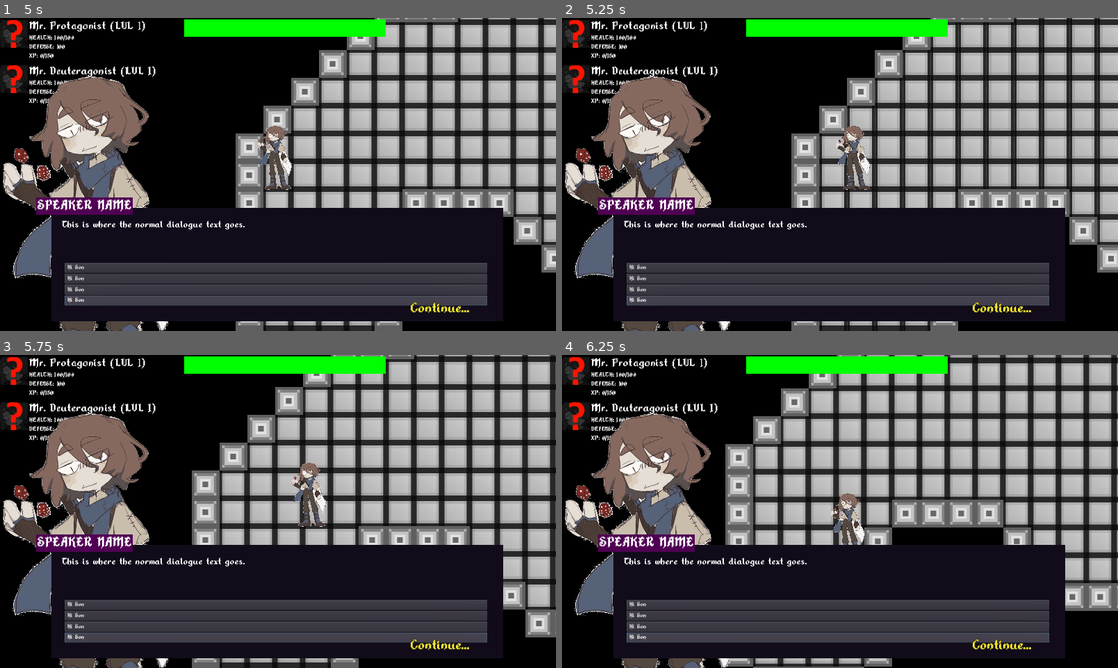
Above: before the commit, frames 1-4 (two rows, left to right).
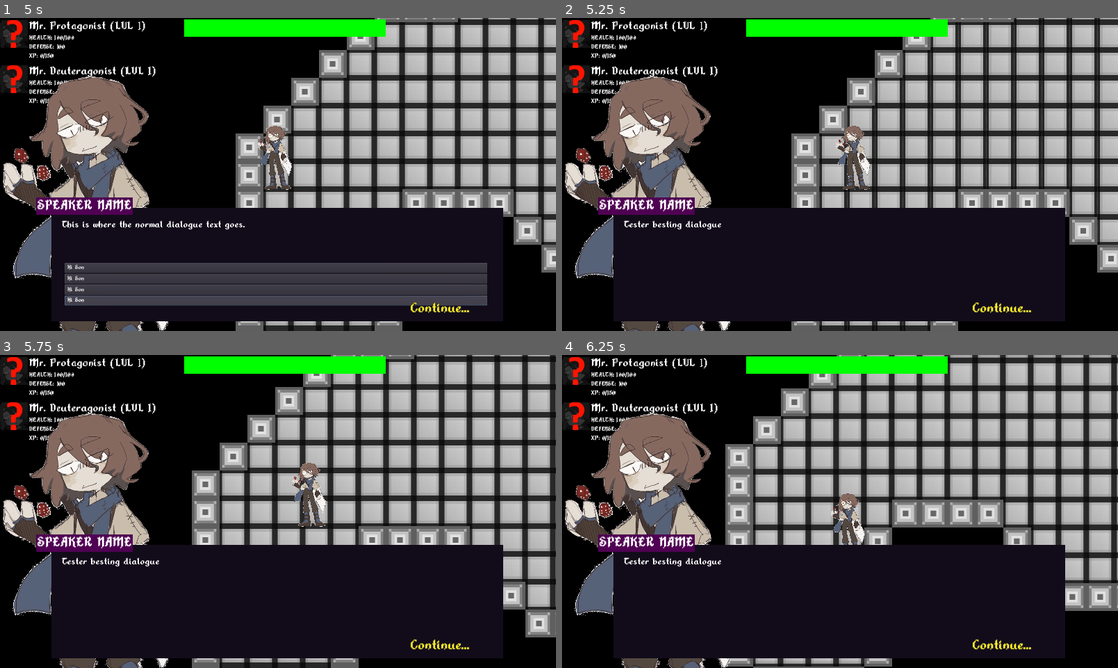
Above: after the commit, the same moments.

Repository: Xpost2000/G.G.D.C.-Team-Project
Game: Godot game, scene res://main_scene/MainGameScreen.tscn
Two runs of this game, one before a commit and one after it. Both use one fixed random seed, a clock stepped at 60 frames per second and the inputs below.
Inputs:
- Up to frame 1 (5 s): click "Continue..." at 0.5 s; click "Continue..." at 1.25 s; click "Hi Son" at 2 s; click "Hi Son" at 2.75 s; click "Hi Son" at 3.5 s; click "Hi Son" at 4.25 s
- Up to frame 2 (5.25 s): tap Enter (game_interact_action) at 5, 5.1 s; hold Right (ui_right) from 5.03 s (still down)
- Up to frame 3 (5.75 s): keep holding Right (ui_right)
- Up to frame 4 (6.25 s): release Right (ui_right) at 5.78 s; hold Down (ui_down) from 5.78 s (still down); tap Shift (game_sprinting_action) at 5.85 s

Frame 1 is identical in both runs. In frame 2, 10% of the frame differs, in the area x 11-88%, y 64-92%; in frame 3, 10%; in frame 4, 10%.

Commit message:
more scaffolding

Diff:
--- a/ui/DialogueUI.gd
+++ b/ui/DialogueUI.gd
@@ -6,31 +6,31 @@
 onready var dialogue_choices_container = $DialogueBackground/ChoicesContainer;
 onready var dialogue_continue_prompt = $DialogueBackground/ContinuePrompt;
 
-var scenes = [];
+var scenes = {};
 var current_scene = "start";
 
 enum {DIALOGUE_SPEAKER_NODE_IN_LEVEL,
 	  DIALOGUE_SPEAKER_MANUAL_SPECIFIED}
 class DialogueSpeaker:
 	var type: int;
-	var node_name: String;
+	var node_name: String; # The main complexity is that the "node" is actually a party of things...
 
 	var name: String;
 	# This path is relative to
 	# res://images/portraits/*
 	var speaker_portrait_path: String;
 
-	func node_speaker(node_name):
-		var new_dialogue_speaker = DialogueSpeaker.new();
-		new_dialogue_speaker.type = DIALOGUE_SPEAKER_NODE_IN_LEVEL;
-		new_dialogue_speaker.node_name = node_name;
-		return new_dialogue_speaker;
+func make_node_speaker(node_name):
+	var new_dialogue_speaker = DialogueSpeaker.new();
+	new_dialogue_speaker.type = DIALOGUE_SPEAKER_NODE_IN_LEVEL;
+	new_dialogue_speaker.node_name = node_name;
+	return new_dialogue_speaker;
 
-	func node_manual(name, speaker_portrait_path):
-		var new_dialogue_speaker = DialogueSpeaker.new();
-		new_dialogue_speaker.name = name;
-		new_dialogue_speaker.speaker_portrait_path = speaker_portrait_path;
-		return new_dialogue_speaker;
+func make_manual_speaker(name, speaker_portrait_path):
+	var new_dialogue_speaker = DialogueSpeaker.new();
+	new_dialogue_speaker.name = name;
+	new_dialogue_speaker.speaker_portrait_path = speaker_portrait_path;
+	return new_dialogue_speaker;
 
 class DialogueChoice:
 	func _init(text, next):
@@ -42,24 +42,6 @@
 	# TODO actions!
 
 class DialogueScene:
-	func scene_linear(speaker, text, next):
-		var new_dialogue_scene = DialogueScene.new();
-		new_dialogue_scene.speaker = speaker;
-		new_dialogue_scene.text = text;
-		new_dialogue_scene.next_for_continue = next;
-		new_dialogue_scene.choices = null;
-		new_dialogue_scene.mood = null;
-		return new_dialogue_scene;
-
-	func scene_branching(speaker, text, choices):
-		var new_dialogue_scene = DialogueScene.new();
-		new_dialogue_scene.speaker = speaker;
-		new_dialogue_scene.text = text;
-		new_dialogue_scene.next_for_continue = null;
-		new_dialogue_scene.mood = null;
-		new_dialogue_scene.choices = choices;
-		return new_dialogue_scene;
-
 	var speaker: DialogueSpeaker;
 	var text: String;
 
@@ -71,11 +53,63 @@
 	var next_for_continue: String;
 	var choices: Array;
 
+func make_scene_linear(speaker, text, next):
+	var new_dialogue_scene = DialogueScene.new();
+	new_dialogue_scene.speaker = speaker;
+	new_dialogue_scene.text = text;
+	new_dialogue_scene.next_for_continue = next if next else "";
+	new_dialogue_scene.choices = [];
+	new_dialogue_scene.mood = "";
+	return new_dialogue_scene;
+
+func make_scene_branching(speaker, text, choices):
+	var new_dialogue_scene = DialogueScene.new();
+	new_dialogue_scene.speaker = speaker;
+	new_dialogue_scene.text = text;
+	new_dialogue_scene.next_for_continue = "";
+	new_dialogue_scene.mood = "";
+	new_dialogue_scene.choices = choices if choices else [];
+	return new_dialogue_scene;
+
+
 func open_test_dialogue():
 	print("okay");
+	scenes["start"] = make_scene_linear(make_node_speaker("PlayerCharacter"),
+										"Tester besting dialogue",
+										"next");
+	scenes["next"] = make_scene_branching(make_node_speaker("PlayerCharacter"),
+												   "This one has choices",
+												   [DialogueChoice.new("Yep, for reals!", "meaningless"),
+													DialogueChoice.new("Yay", "meaningless"),
+													DialogueChoice.new("AISODOISADIOSADIOASD", "meaningless")]);
+	scenes["meaningless"] = make_scene_linear(make_node_speaker("PlayerCharacter"),
+											  "In the end... It was meaningless. Free will is an illusion.",
+											  null);
+	goto_scene("start");
 
 func _ready():
 	pass;
 
+func goto_scene(scene):
+	current_scene = scene;
+	var current_scene_object = scenes[current_scene];
+	if current_scene_object:
+		dialogue_text.text = current_scene_object.text;
+
+		match current_scene_object.speaker.type:
+			DIALOGUE_SPEAKER_NODE_IN_LEVEL: pass; #TODO
+			DIALOGUE_SPEAKER_MANUAL_SPECIFIED: pass; #TODO
+
+		if current_scene_object.choices && len(current_scene_object.choices) > 0:
+			dialogue_continue_prompt.hide();
+			dialogue_choices_container.show();
+
+			for dialogue_choice_container_child in dialogue_choices_container.get_children():
+				dialogue_choices_container.remove_child(dialogue_choice_container_child);
+			# add choices
+		else:
+			dialogue_choices_container.hide();
+			dialogue_continue_prompt.show();
+
 func _process(delta):
 	pass;
